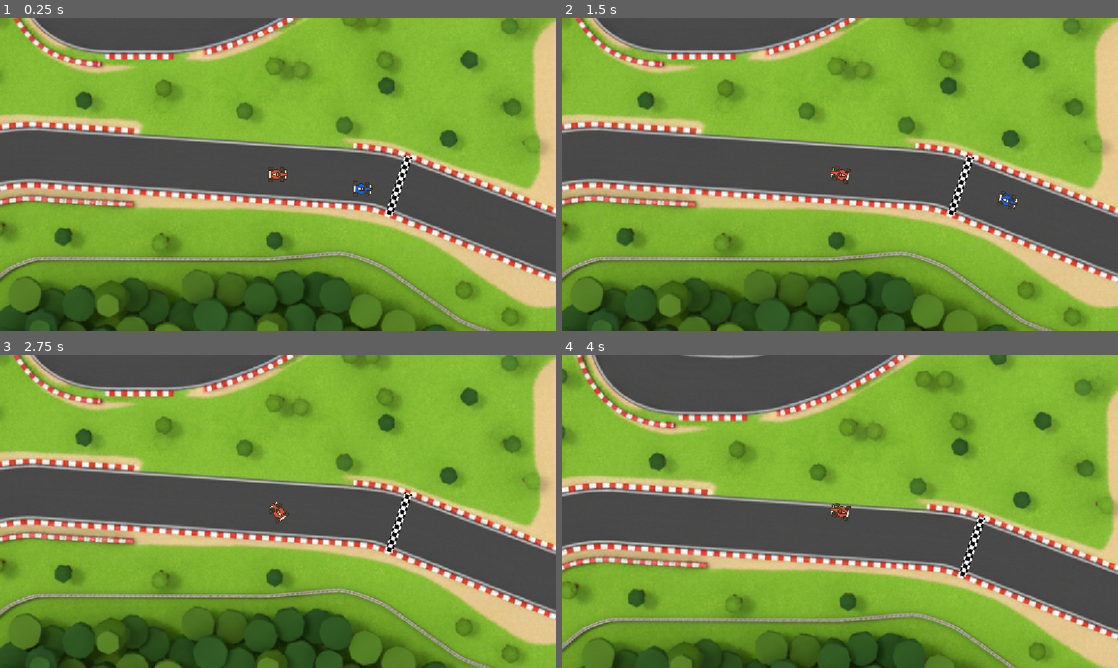
Above: before the commit, frames 1-4 (two rows, left to right).
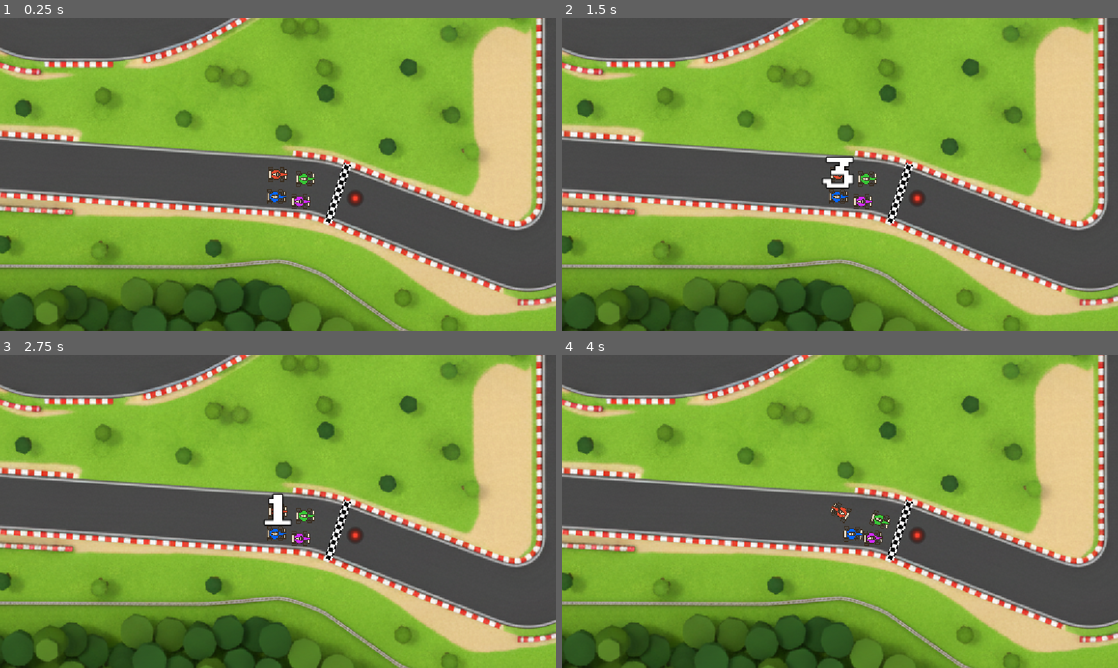
Above: after the commit, the same moments.

Repository: Pascal-Casier/godot-super-sprint-starter-main
Game: Godot game, scene res://Scenes/Track/Track.tscn
The game is run twice, just before and just after one commit, with the same random seed, the same clock (stepped at 60 frames per second) and the same inputs.
Inputs:
- Up to frame 1 (0.25 s): no input
- Up to frame 2 (1.5 s): hold Right (ui_right) 0.53-1.28 s; hold S (start, bound only after the commit) 0.53-1.28 s; hold Left (ui_left) from 1.28 s (still down); tap S (start, bound only after the commit) at 1.35 s
- Up to frame 3 (2.75 s): release Left (ui_left) at 2.03 s; hold Right (ui_right) from 2.03 s (still down); hold S (start, bound only after the commit) from 2.03 s (still down)
- Up to frame 4 (4 s): release Right (ui_right) at 2.78 s; release S (start, bound only after the commit) at 2.78 s; hold Up (ui_up) 2.78-3.53 s; tap S (start, bound only after the commit) at 2.85 s; hold Left (ui_left) from 3.53 s (still down); hold S (start, bound only after the commit) from 3.53 s (still down)

The runs differ from the first frame. In frame 1, 53% of the frame differs, in the area x 0-100%, y 0-100%; in frame 2, 53%; in frame 3, 53%; in frame 4, 51%.

Commit message:
fini video 11

Diff:
--- a/Globals/EventHub.gd
+++ b/Globals/EventHub.gd
@@ -1,6 +1,10 @@
 extends Node
 
 signal on_lap_completed(info: LapCompleteData)
+signal on_race_start
 
 func emit_on_lap_completed(info: LapCompleteData) -> void:
 	on_lap_completed.emit(info)
+
+func emit_on_race_start() -> void:
+	on_race_start.emit()
--- a/Scenes/Car/Car.gd
+++ b/Scenes/Car/Car.gd
@@ -2,7 +2,7 @@
 
 class_name  Car
 
-enum CarState { DRIVING, BOUNCING, SLIPPING}
+enum CarState { WAITING, DRIVING, BOUNCING, SLIPPING}
 
 @export var car_texture : Texture2D = preload("res://Assets/Images/CarRed.png")
 @export var car_name : String = "Maisy"
@@ -19,13 +19,16 @@
 var _bounce_tween : Tween
 var _slip_tween : Tween
 var _bounce_target : Vector2 = Vector2.ZERO
-var _state : CarState = CarState.DRIVING
+var _state : CarState = CarState.WAITING
 var _lap_time : float = 0.0
 
 func _ready() -> void:
+	EventHub.on_race_start.connect(on_race_start)
+	set_physics_process(false)
 	car_sprite.texture = car_texture
 
-
+func on_race_start() -> void:
+	change_state(CarState.DRIVING)
 # Called every frame. 'delta' is the elapsed time since the previous frame.
 
 func _process(delta: float) -> void:
@@ -44,8 +47,8 @@
 			bounce()
 		CarState.SLIPPING:
 			slip_on_oil()
-		CarState.BOUNCING:
-			pass
+		CarState.DRIVING:
+			set_physics_process(true)
 #endregion
 
 #region  Bounce
--- a/Scenes/Car/CpuCar.gd
+++ b/Scenes/Car/CpuCar.gd
@@ -6,6 +6,8 @@
 
 @export var debug : bool = true
 @export var waypoint_distance : float = 20.0
+@export var max_top_speed_limit : float = 350.0
+@export var min_top_speed_limit : float = 300.0
 
 @onready var target_sprite: Sprite2D = $TargetSprite
 
@@ -17,6 +19,7 @@
 func _ready() -> void:
 	super()
 	target_sprite.visible = debug
+	_target_speed = randf_range(min_top_speed_limit, max_top_speed_limit)
 
 func update_waypoint() -> void:
 	if global_position.distance_to(_adjusted_waypoint_target) < waypoint_distance:
--- a/Scenes/Car/CpuCar.tscn
+++ b/Scenes/Car/CpuCar.tscn
@@ -8,9 +8,11 @@
 script = ExtResource("2_cv55x")
 debug = false
 waypoint_distance = 20.0
+max_top_speed_limit = 350.0
+min_top_speed_limit = 300.0
 
 [node name="TargetSprite" type="Sprite2D" parent="." index="3"]
 modulate = Color(1, 0.26666668, 0.1882353, 1)
 top_level = true
-scale = Vector2(0.15, 0.15)
+scale = Vector2(0.05, 0.05)
 texture = ExtResource("3_or3o6")
--- /dev/null
+++ b/Scenes/Countdown/Countdown.gd
@@ -0,0 +1,40 @@
+extends Control
+class_name Countdown
+
+@export var wait_time : float = 1.0
+
+@onready var label: Label = $Label
+@onready var timer: Timer = $Timer
+@onready var beep: AudioStreamPlayer = $Beep
+
+var _started : bool = false
+var _count : int = 3
+
+func _unhandled_input(event: InputEvent) -> void:
+	if !_started and event.is_action_pressed("start"):
+		start_race()
+
+
+
+func _ready() -> void:
+	hide()
+	update_label()
+	timer.wait_time = wait_time
+
+func update_label() -> void:
+	label.text = "%d" % _count
+
+func start_race() -> void:
+	beep.play()
+	show()
+	_started = true
+	timer.start()
+
+func _on_timer_timeout() -> void:
+	_count -= 1
+	if _count == 0:
+		EventHub.emit_on_race_start()
+		queue_free()
+	else:
+		beep.play()
+		update_label()
--- /dev/null
+++ b/Scenes/Countdown/Countdown.tscn
@@ -0,0 +1,45 @@
+[gd_scene load_steps=5 format=3 uid="uid://bx0trj8wkc4gu"]
+
+[ext_resource type="Script" uid="uid://r45wqbn6xtcr" path="res://Scenes/Countdown/Countdown.gd" id="1_v0f4h"]
+[ext_resource type="FontFile" uid="uid://bxlbrwr83dlut" path="res://Assets/Fonts/PressStart2P-Regular.ttf" id="2_gk0xh"]
+[ext_resource type="AudioStream" uid="uid://bwnh6jwknmsiu" path="res://Assets/Sounds/391650__jeckkech__beep.wav" id="3_quql6"]
+
+[sub_resource type="LabelSettings" id="LabelSettings_let82"]
+font = ExtResource("2_gk0xh")
+font_size = 72
+outline_size = 10
+outline_color = Color(0, 0, 0, 1)
+
+[node name="Countdown" type="Control"]
+layout_mode = 3
+anchors_preset = 15
+anchor_right = 1.0
+anchor_bottom = 1.0
+grow_horizontal = 2
+grow_vertical = 2
+script = ExtResource("1_v0f4h")
+
+[node name="Label" type="Label" parent="."]
+layout_mode = 1
+anchors_preset = 8
+anchor_left = 0.5
+anchor_top = 0.5
+anchor_right = 0.5
+anchor_bottom = 0.5
+offset_left = -20.0
+offset_top = -11.5
+offset_right = 20.0
+offset_bottom = 11.5
+grow_horizontal = 2
+grow_vertical = 2
+text = "3"
+label_settings = SubResource("LabelSettings_let82")
+horizontal_alignment = 1
+vertical_alignment = 1
+
+[node name="Timer" type="Timer" parent="."]
+
+[node name="Beep" type="AudioStreamPlayer" parent="."]
+stream = ExtResource("3_quql6")
+
+[connection signal="timeout" from="Timer" to="." method="_on_timer_timeout"]
--- a/Scenes/Track/Track.tscn
+++ b/Scenes/Track/Track.tscn
@@ -11,6 +11,9 @@
 [ext_resource type="PackedScene" uid="uid://d06t4uidc0jf8" path="res://Scenes/RaceController/RaceController.tscn" id="8_pxc04"]
 [ext_resource type="PackedScene" uid="uid://djyaytjfa6yp5" path="res://Scenes/Car/CpuCar.tscn" id="9_iwdkm"]
 [ext_resource type="Texture2D" uid="uid://pndhsqg7v7iu" path="res://Assets/Images/CarBlue.png" id="10_pptq5"]
+[ext_resource type="Texture2D" uid="uid://dlry4iqrl31mt" path="res://Assets/Images/CarGreen.png" id="11_m1acf"]
+[ext_resource type="Texture2D" uid="uid://dr8u06xrl4yv6" path="res://Assets/Images/CarPurple.png" id="12_cc6kv"]
+[ext_resource type="PackedScene" uid="uid://bx0trj8wkc4gu" path="res://Scenes/Countdown/Countdown.tscn" id="14_cc6kv"]
 
 [sub_resource type="Curve2D" id="Curve2D_0do6f"]
 _data = {
@@ -53,7 +56,6 @@
 rotation = 0.28805545
 debug = false
 oil_container = NodePath("../../OilContainer")
-drop_time_var = Vector2(300, 500)
 
 [node name="TrackProcessor" parent="TrackPath" instance=ExtResource("5_2lgdg")]
 position = Vector2(1110, 547)
@@ -87,15 +89,37 @@
 [node name="CarsHolder" type="Node" parent="."]
 
 [node name="PlayerCar" parent="CarsHolder" instance=ExtResource("8_2lgdg")]
-position = Vector2(893, 532)
+position = Vector2(1019, 516)
+car_name = "Jabba"
 
 [node name="CpuCar" parent="CarsHolder" instance=ExtResource("9_iwdkm")]
-position = Vector2(1061, 562)
+position = Vector2(1016, 562)
+debug = true
 car_texture = ExtResource("10_pptq5")
+
+[node name="CpuCar2" parent="CarsHolder" instance=ExtResource("9_iwdkm")]
+position = Vector2(1076, 525)
+debug = true
+max_top_speed_limit = 320.0
+min_top_speed_limit = 250.0
+car_texture = ExtResource("11_m1acf")
+car_name = "Fred"
+
+[node name="CpuCar3" parent="CarsHolder" instance=ExtResource("9_iwdkm")]
+position = Vector2(1067, 572)
+debug = true
+max_top_speed_limit = 260.0
+min_top_speed_limit = 200.0
+car_texture = ExtResource("12_cc6kv")
+car_name = "Flossy"
 
 [node name="RaceController" parent="." instance=ExtResource("8_pxc04")]
 
 [node name="WaypointsHolder" type="Node" parent="."]
 
+[node name="UiCanvas" type="CanvasLayer" parent="."]
+
+[node name="Countdown" parent="UiCanvas" instance=ExtResource("14_cc6kv")]
+
 [connection signal="area_entered" from="TrackCollision" to="." method="_on_track_collision_area_entered"]
 [connection signal="area_entered" from="StartLine" to="." method="_on_start_line_area_entered"]
--- a/project.godot
+++ b/project.godot
@@ -28,6 +28,14 @@
 naming/scene_name_casing=1
 naming/script_name_casing=1
 
+[input]
+
+start={
+"deadzone": 0.2,
+"events": [Object(InputEventKey,"resource_local_to_scene":false,"resource_name":"","device":-1,"window_id":0,"alt_pressed":false,"shift_pressed":false,"ctrl_pressed":false,"meta_pressed":false,"pressed":false,"keycode":0,"physical_keycode":83,"key_label":0,"unicode":115,"location":0,"echo":false,"script":null)
+]
+}
+
 [layer_names]
 
 2d_physics/layer_1="car"
Not shown, added: Scenes/Countdown/Countdown.gd.uid
Not shown: 1 places in Scenes/Track/Track.tscn that only renumber resources
